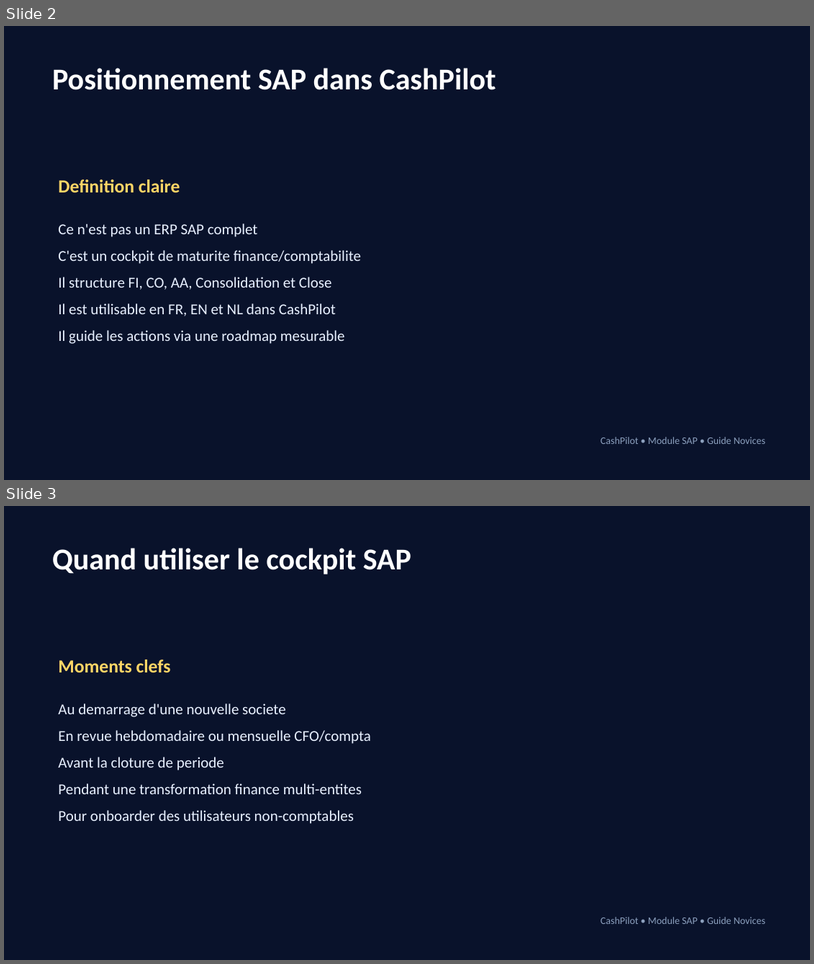
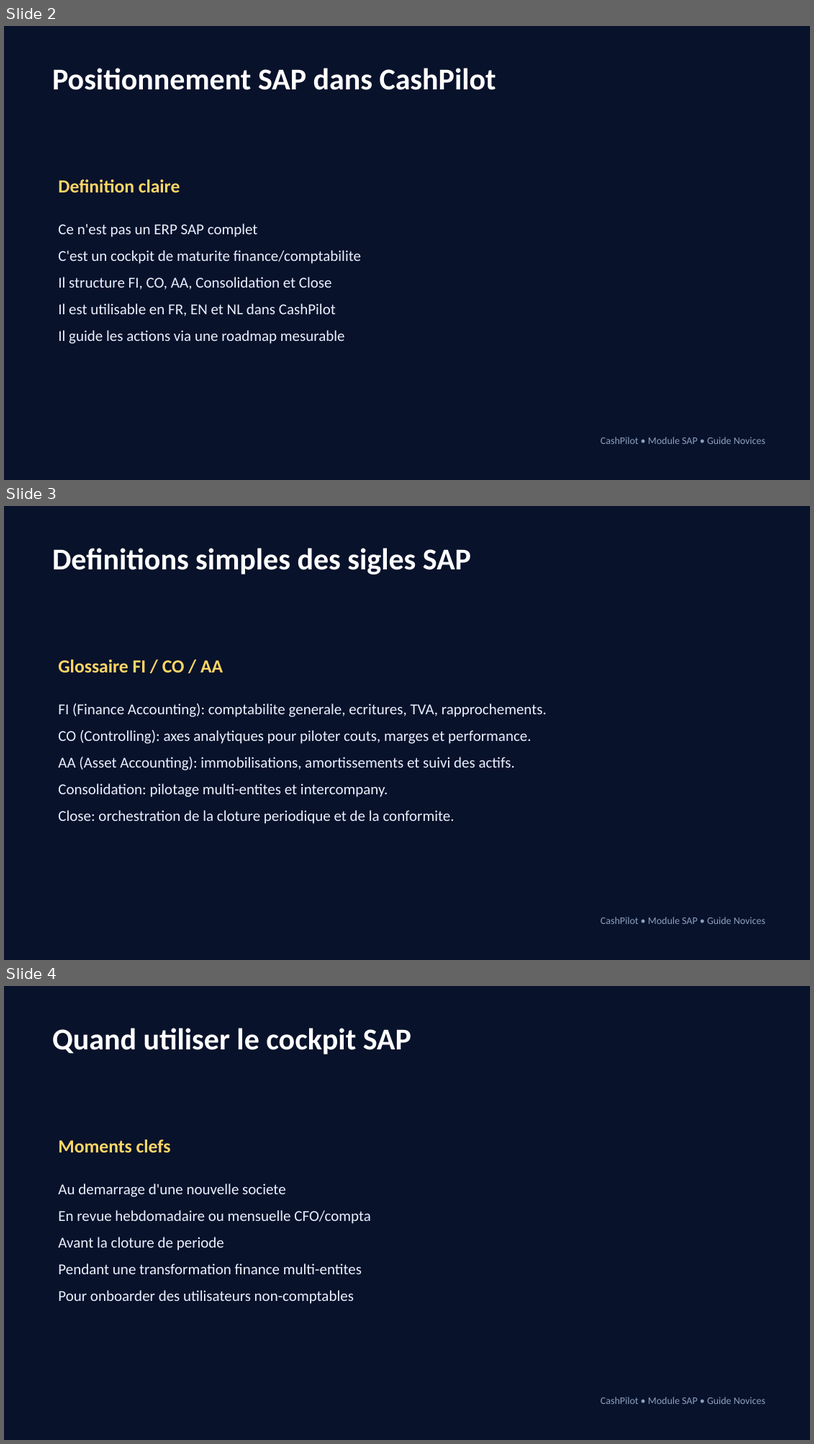
Before and after one commit to djoufack/CASHPILOT, a slide deck: docs/guides/SAP-CashPilot-User-Guide-10-Cas-Usage.pptx. Shown one above the other, each under a label of ours: slides 2 and 3 before the commit, slides 2, 3 and 4 after it. The pictures are 814x964 and 814x1444 pixels, drawn with LibreOffice and Linux fonts; fonts in the diff are those of the drawing. Boxes give left, top, right and bottom in pixels: in the first picture for what was removed or moved away, otherwise in the second. Text is boxed around its words. In the diff, an @@ line names an element or a change of style, - is before the commit and + after.

```diff
--- a/docs/guides/SAP-CashPilot-User-Guide-10-Cas-Usage.pptx
+++ b/docs/guides/SAP-CashPilot-User-Guide-10-Cas-Usage.pptx
@@ slide 3 added at [4,506,810,960], background #09122B @@
@@ text added at [52,548,471,574], 36 pt, text #FFFFFF, bold @@
+Definitions simples des sigles SAP
@@ text added at [58,659,223,672], 22 pt, text #FFD666, bold @@
+Glossaire FI / CO / AA
@@ text added at [58,703,547,824], 18 pt, text #E8F0FF @@
+FI (Finance Accounting): comptabilite generale, ecritures, TVA, rapprochements.
+CO (Controlling): axes analytiques pour piloter couts, marges et performance.
+AA (Asset Accounting): immobilisations, amortissements et suivi des actifs.
+Consolidation: pilotage multi-entites et intercompany.
+Close: orchestration de la cloture periodique et de la conformite.
@@ text added at [601,916,766,924], 12 pt, text #8CA0BE @@
+CashPilot • Module SAP • Guide Novices
@@ what was slide 3 is now slide 4 @@
```
Also in this commit, not shown: 2 other files.
